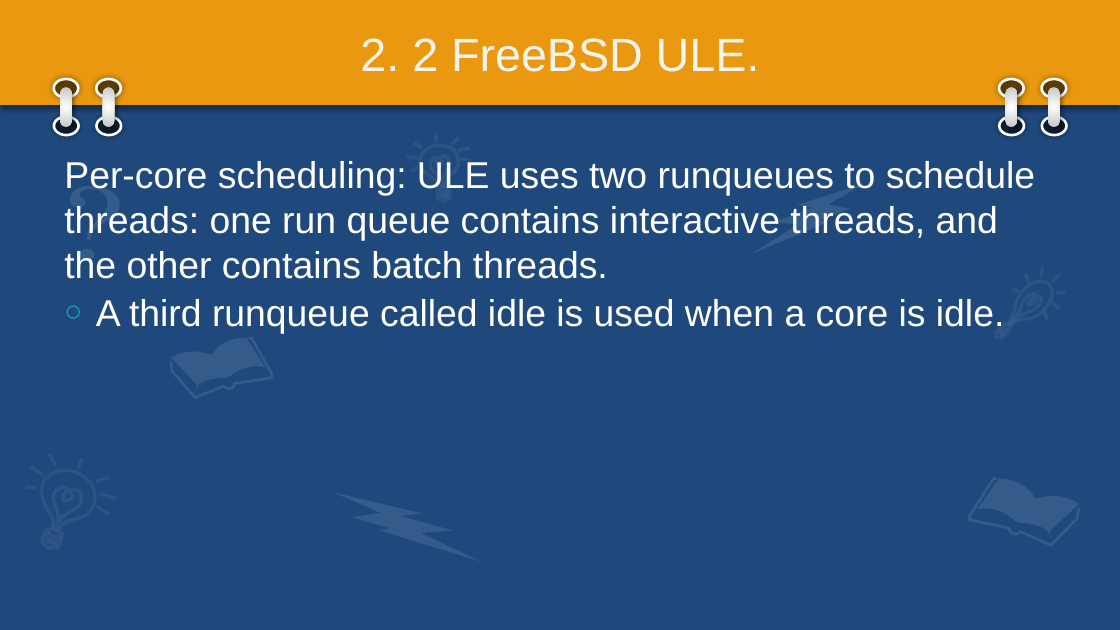
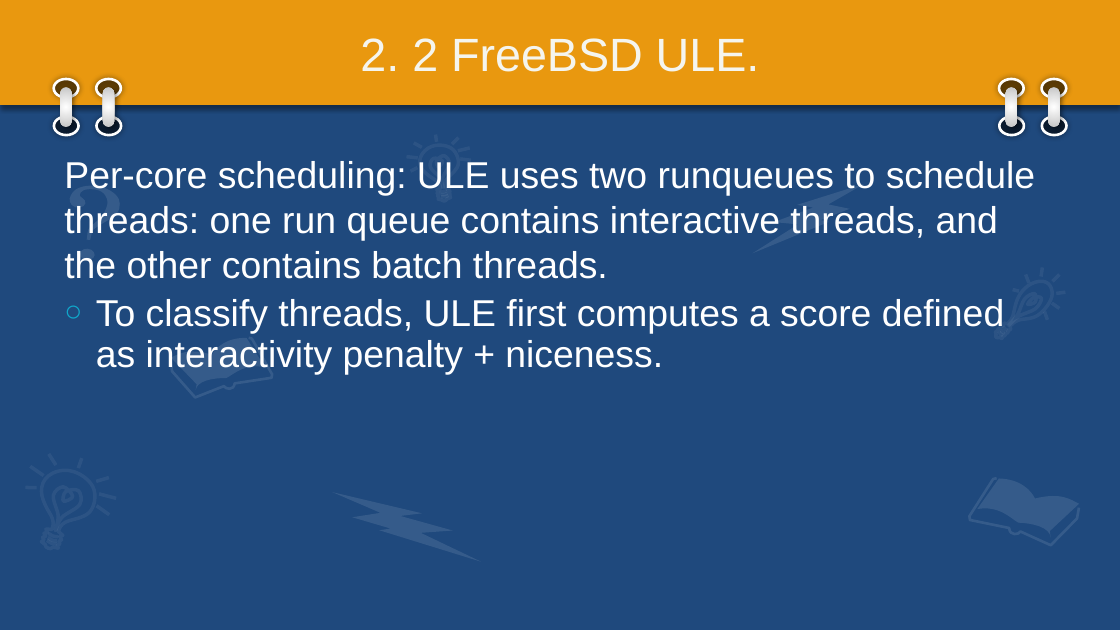
Before and after one commit to jongwonyang/paper-mate, a slide deck: slide 16 of The Battle of the Schedulers.pptx (slide 11 before the commit). Drawn at 1120x630 pixels with LibreOffice and Linux fonts; fonts in the diff are those of the drawing. Boxes give left, top, right and bottom in pixels: in the first picture for what was removed or moved away, otherwise in the second. Text is boxed around its words. In the diff, an @@ line names an element or a change of style, - is before the commit and + after.

```diff
--- a/The Battle of the Schedulers.pptx
+++ b/The Battle of the Schedulers.pptx
@@ text at box(64, 161, 1035, 375): text changed @@
-○ Per-core scheduling: ULE uses two runqueues to schedule threads: one run queue contains interactive threads, and the other contains batch threads.
-  A third runqueue called idle is used when a core is idle.
+○ Per-core scheduling: ULE uses two runqueues to schedule threads: one run queue contains interactive threads, and the other contains batch threads.
+  To classify threads, ULE first computes a score defined as interactivity penalty + niceness.
```
Also in this commit, not shown: 19 other slides changed, 19 slides added, 9 slides removed, 5 other files.
